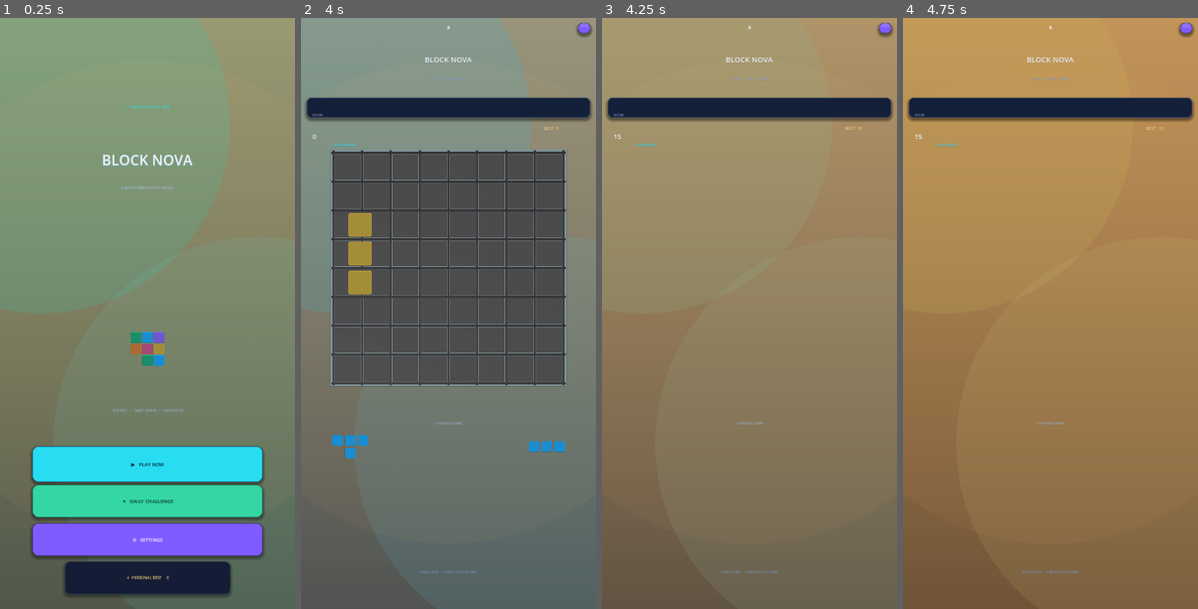
Above: before the commit, frames 1-4 (left to right).
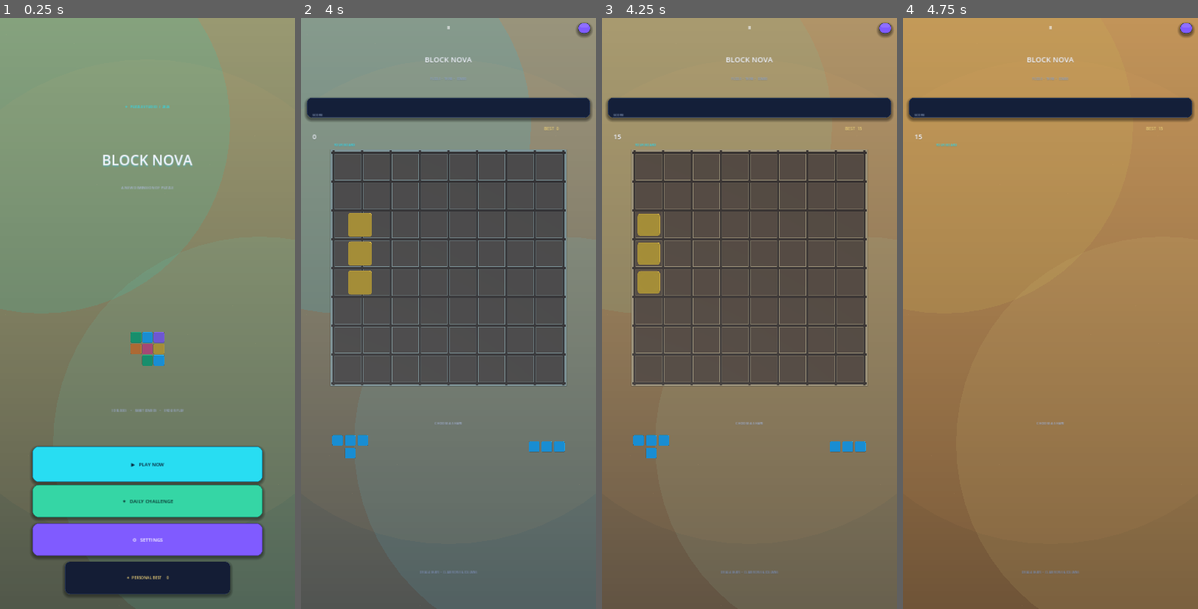
Above: after the commit, the same moments.

Repository: mahdialloui01-art/BlockNova
Game: Godot game, scene res://scenes/main.tscn
The game is run twice, just before and just after one commit, with the same random seed, the same clock (stepped at 60 frames per second) and the same inputs.
Inputs (mouse positions are in pixels of both pictures, inside the frame that each line leads up to):
- Up to frame 1 (0.25 s): no input
- Up to frame 2 (4 s): click "▶ PLAY NOW" at 0.5 s; tap Enter at 1.25, 2.75 s; move the mouse to (513, 283) at 1.27 s; click (513, 283) at 1.42 s; tap Space at 2, 3.5 s; drag from (389, 343) to (433, 431) at 2.02 s; move the mouse to (478, 183) at 2.77 s; click (478, 183) at 2.92 s; drag from (433, 431) to (360, 224) at 3.52 s
- Up to frame 3 (4.25 s): no input
- Up to frame 4 (4.75 s): move the mouse to (1139, 402) at 4.27 s; click (1139, 402) at 4.42 s

Frames 1-2 are identical in both runs. In frame 3, 31% of the frame differs, in the area x 10-90%, y 22-75%; in frame 4, nothing differs.

Commit message:
Add glowing impact ripple when placing blocks

Diff:
--- a/scripts/main_2_5d.gd
+++ b/scripts/main_2_5d.gd
@@ -460,6 +460,8 @@
     _effects_root.add_child(effect)
     _active_visual_effects += 1
     _viewport.render_target_update_mode = SubViewport.UPDATE_ALWAYS
+    if not is_clear:
+        _spawn_placement_ripple(center, color, block_world)
     var tween := create_tween()
     if is_clear:
         var material := effect.material_override as StandardMaterial3D
@@ -476,6 +478,44 @@
         tween.tween_property(effect, "scale", target_scale, 0.08)
         tween.tween_callback(effect.queue_free)
     tween.finished.connect(_on_visual_effect_finished)
+
+func _spawn_placement_ripple(screen_center: Vector2, color: Color, block_world: float) -> void:
+    # A bright expanding ring gives every newly placed cube a clear impact cue.
+    # The ring is a real 3D mesh, so it stays aligned with the recessed board.
+    if _effects_root == null or _viewport == null:
+        return
+    var ring := MeshInstance3D.new()
+    ring.name = "PlacementEnergyRipple"
+    var torus := TorusMesh.new()
+    torus.inner_radius = 0.085
+    torus.outer_radius = 0.11
+    torus.rings = 32
+    torus.ring_segments = 8
+    ring.mesh = torus
+    var glow := StandardMaterial3D.new()
+    glow.shading_mode = BaseMaterial3D.SHADING_MODE_UNSHADED
+    glow.transparency = BaseMaterial3D.TRANSPARENCY_ALPHA
+    glow.albedo_color = Color(color.r, color.g, color.b, 0.92)
+    glow.emission_enabled = true
+    glow.emission = color.lightened(0.35)
+    glow.emission_energy_multiplier = 2.2
+    glow.no_depth_test = true
+    ring.material_override = glow
+    ring.position = _screen_to_board_plane(screen_center) + Vector3(0, 0.115, 0)
+    ring.scale = Vector3.ONE * 0.28
+    ring.cast_shadow = GeometryInstance3D.SHADOW_CASTING_SETTING_OFF
+    _effects_root.add_child(ring)
+    _active_visual_effects += 1
+    _viewport.render_target_update_mode = SubViewport.UPDATE_ALWAYS
+    var ripple_tween := create_tween()
+    ripple_tween.set_parallel(true)
+    ripple_tween.set_trans(Tween.TRANS_CUBIC).set_ease(Tween.EASE_OUT)
+    ripple_tween.tween_property(ring, "scale", Vector3.ONE * 7.0, 0.34)
+    ripple_tween.tween_property(glow, "albedo_color", Color(color.r, color.g, color.b, 0.0), 0.34)
+    ripple_tween.tween_property(glow, "emission_energy_multiplier", 0.0, 0.34)
+    ripple_tween.chain().tween_callback(ring.queue_free)
+    ripple_tween.finished.connect(_on_visual_effect_finished)
+
 
 func _on_visual_effect_finished() -> void:
     _active_visual_effects = maxi(0, _active_visual_effects - 1)
